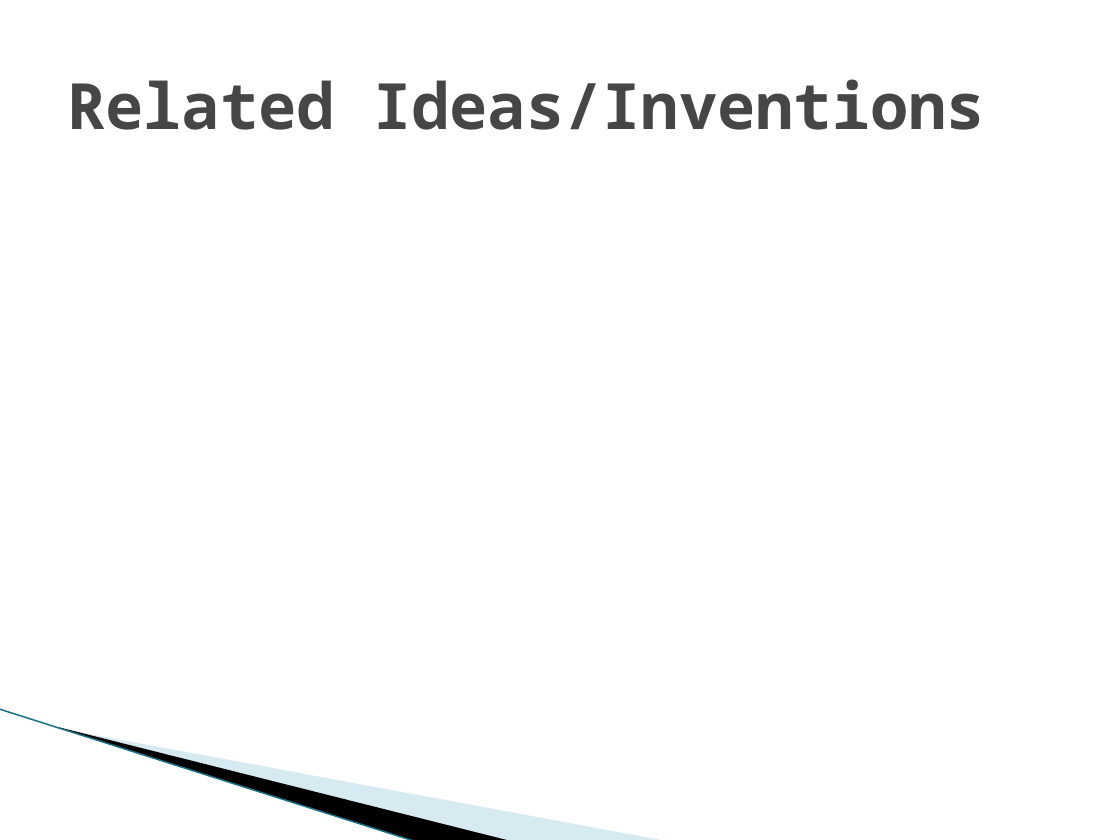
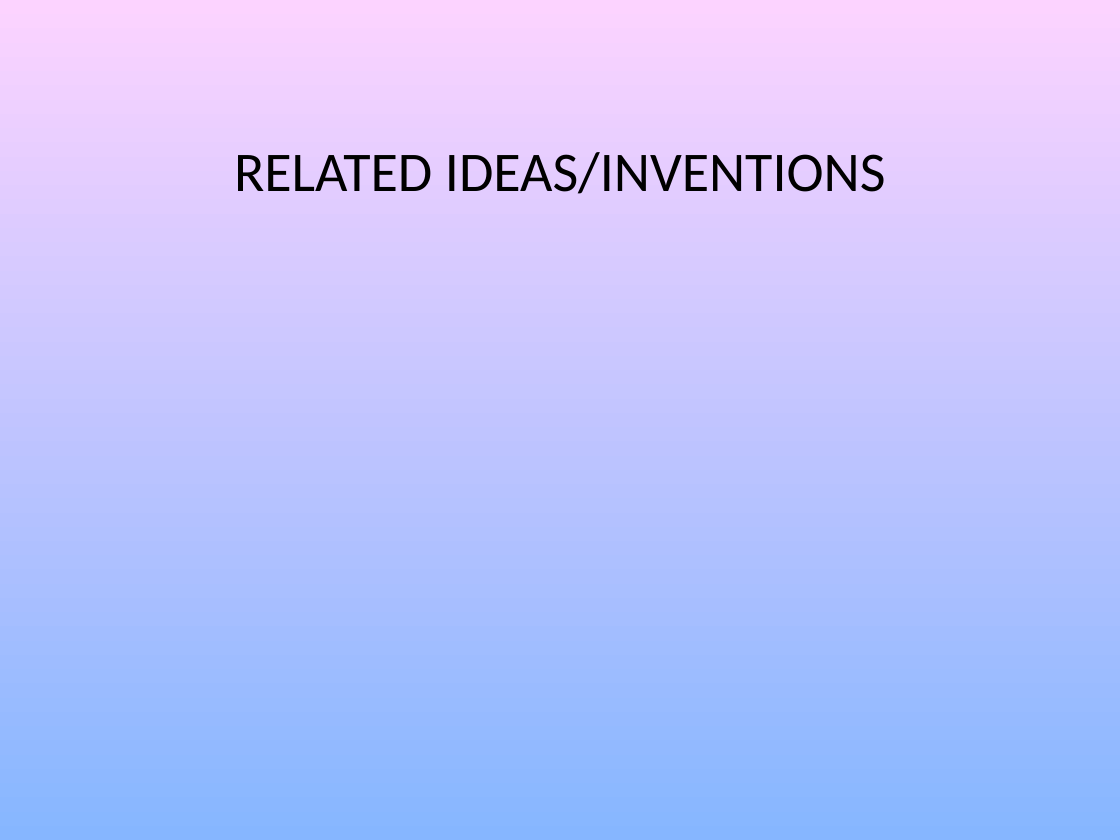
Before and after one commit to KRcpl88/EV3, a slide deck: slide 5 of Documents/2017/Desalination PP.pptx. Drawn at 1120x840 pixels with LibreOffice and Linux fonts; fonts in the diff are those of the drawing; background and template pictures are left out. Boxes give left, top, right and bottom in pixels: in the first picture for what was removed or moved away, otherwise in the second. Text is boxed around its words. In the diff, an @@ line names an element or a change of style, - is before the commit and + after.

```diff
--- a/Documents/2017/Desalination PP.pptx
+++ b/Documents/2017/Desalination PP.pptx
@@ background #FFFFFF to picture (left out) @@
@@ title at (x1=234, y1=152, x2=885, y2=194): text changed; size 41 to 36 pt; font Noto Sans Mono to Calibri; text colour #464646 to #000000; bold off @@
-Related Ideas/Inventions
+RELATED IDEAS/INVENTIONS
@@ freeform shape removed at (x1=87, y1=613, x2=553, y2=790) @@
@@ freeform shape removed at (x1=0, y1=709, x2=459, y2=812) @@
@@ line removed from (0, 709) to (416, 840) @@
```
Also in this commit, not shown: 4 other slides changed, 1 slide added, 1 slide removed.
